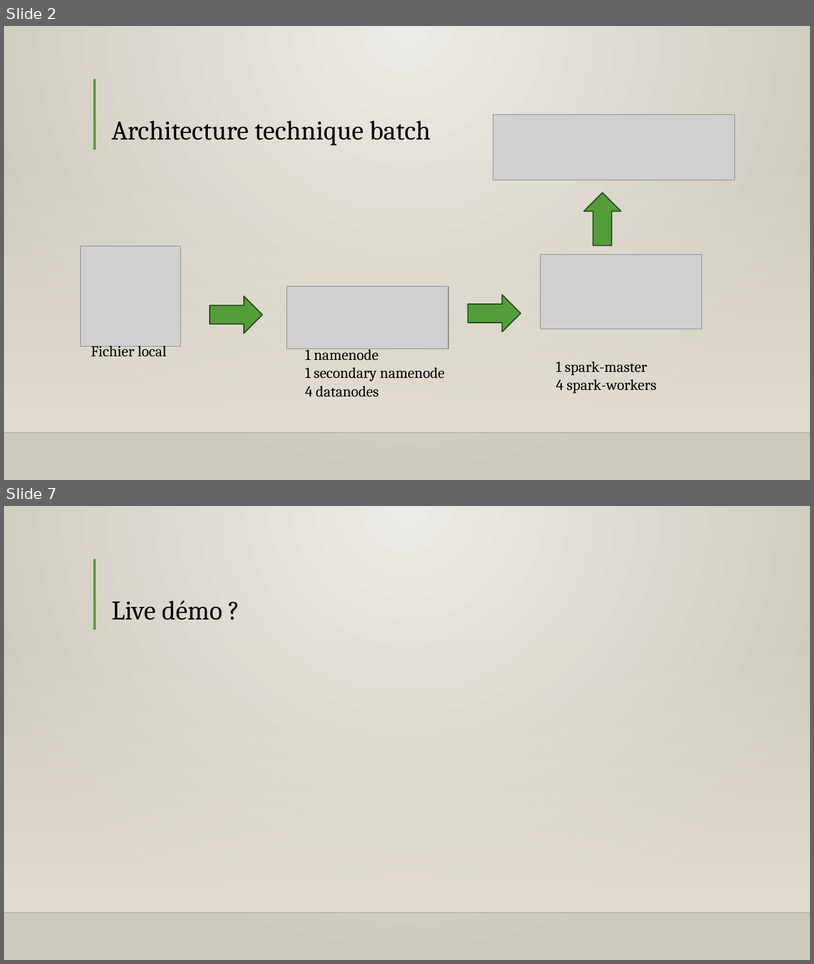
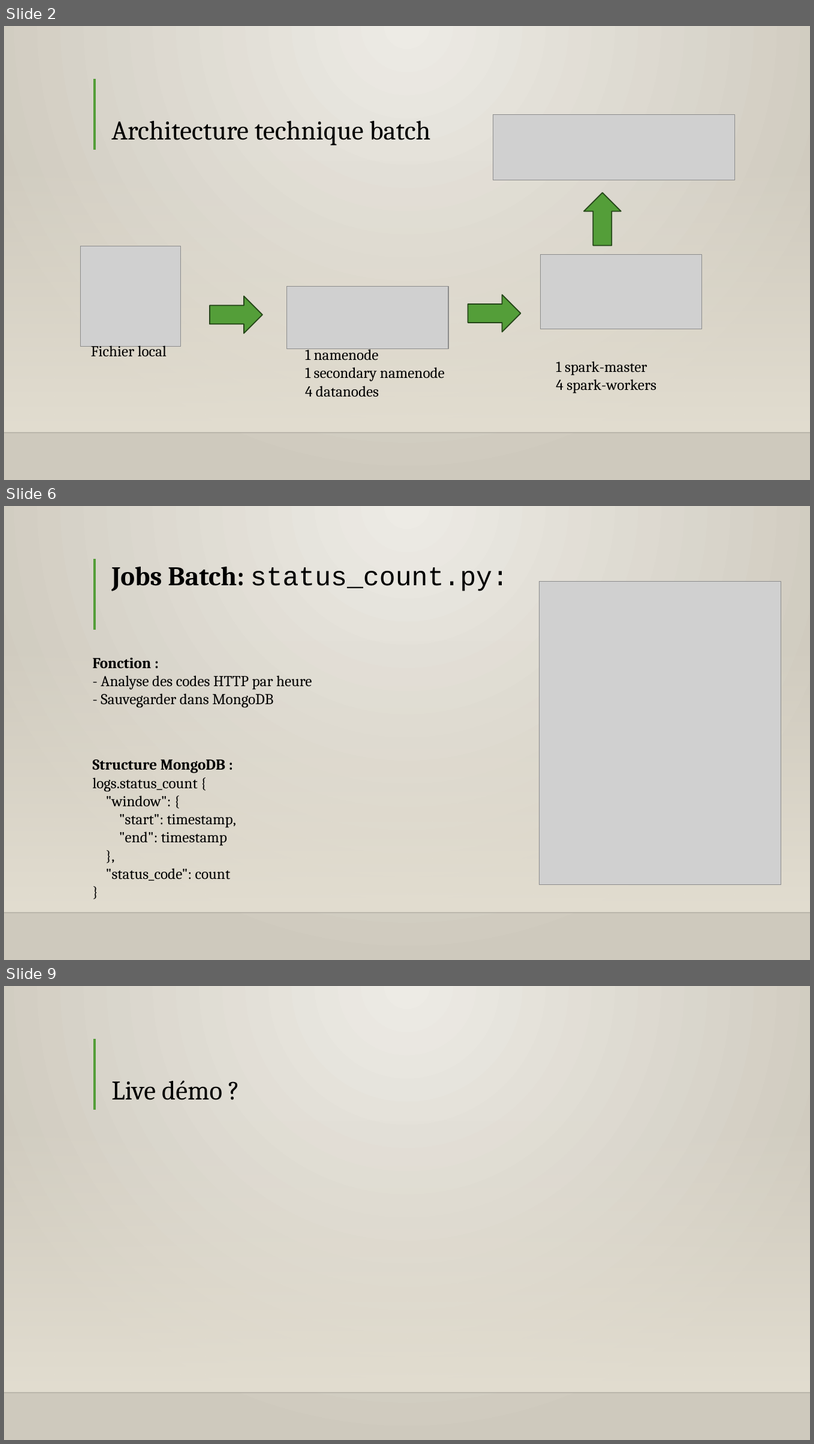
Before and after one commit to Lore9820/projet_architecture_distribue, a slide deck: presentation_projet_clement_lore.pptx. Shown one above the other, each under a label of ours: slides 2 and 7 before the commit, slides 2, 6 and 9 after it; the slides between them are not shown. The pictures are 814x964 and 814x1444 pixels, drawn with LibreOffice and Linux fonts; fonts in the diff are those of the drawing; grey boxes stand for pictures; background and template pictures are left out. Boxes give left, top, right and bottom in pixels: in the first picture for what was removed or moved away, otherwise in the second. Text is boxed around its words. In the diff, an @@ line names an element or a change of style, - is before the commit and + after.

```diff
--- a/presentation_projet_clement_lore.pptx
+++ b/presentation_projet_clement_lore.pptx
@@ slide 6 added at (x1=4, y1=506, x2=810, y2=960), background gradient #EEECE6 to #CEC9BE; not listed: 3 template elements that a slide beside it also shows @@
@@ title added at (x1=111, y1=567, x2=509, y2=591), 32 pt, text #000000 @@
+Jobs Batch: status_count.py:
@@ picture added at (x1=540, y1=581, x2=782, y2=885) @@
@@ text added at (x1=93, y1=657, x2=312, y2=708), 18 pt, text #000000 @@
+Fonction :
+- Analyse des codes HTTP par heure
+- Sauvegarder dans MongoDB
@@ text added at (x1=93, y1=759, x2=236, y2=880), 18 pt, text #000000 @@
+Structure MongoDB :
+logs.status_count {
+"window": {
+"start": timestamp,
+"end": timestamp
+},
+"status_code": count
+}
@@ what was slide 7 is now slide 9 @@
```
Also in this commit, not shown: 2 slides changed, 3 other slides added, 2 slides removed.
